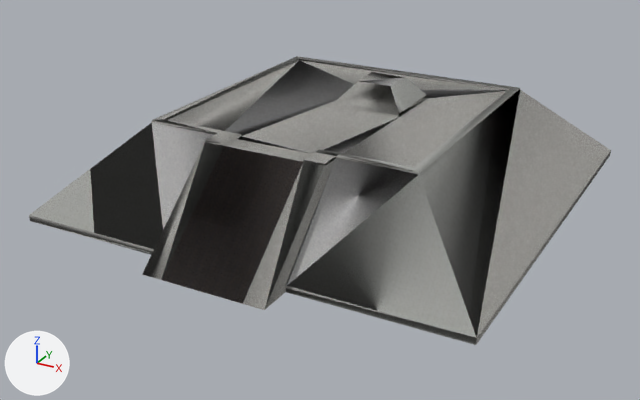
Before and after pictures for a commit that changed the OBJ model montealban/assets/Models/plataformaSur/plataformaSur.obj.
Before and after are seen from a camera (50 mm lens) standing at (151.1, -133.1, 88.4) and looking at (53.9, 43.5, 0.1). Every picture has the same lights, and +X, +Y and +Z are marked at lower left. Where no turn or scale is listed for an object, it has been applied to the vertices.

Script lines for the objects in view, before the commit:
```python
me_plataformasur = bpy.data.meshes.new('plataformaSur')
me_plataformasur.from_pydata(...)  # 74 vertices, 167 faces; spans x 0.0..110.0, y -8.0..110.0, z 0.0..27.5
# faces by material slot: [81, 74, 6, 4, 2]
me_plataformasur.materials.append(mat_concrete_block_8x8_gray)  # picture img_concrete_block_8x8_gray_jpg
me_plataformasur.materials.append(mat_granite_light_gray)  # picture img_granite_light_gray_jpg
me_plataformasur.materials.append(mat_pavers_flagstone_gray)  # picture img_pavers_flagstone_gray_jpg
me_plataformasur.materials.append(mat_stone_vein_gray)  # picture img_stone_vein_gray_jpg
me_plataformasur.materials.append(mat_roofing_shingles_multi)  # picture img_roofing_shingles_multi_jpg
ob_plataformasur = bpy.data.objects.new('plataformaSur', me_plataformasur)
ob_plataformasur.location = (0.0, 0.0, 0.0)
```
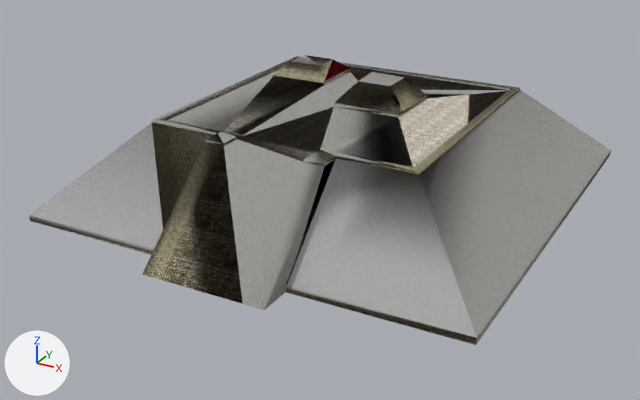
What differs and where, as boxes (x1, y1, x2, y2) in the pictures (640 x 400 px):
'plataformaSur', reshaped: before (29, 56, 611, 345); after (29, 55, 611, 345)
part 1 of me_plataformasur, built on: before (168, 60, 508, 136); after (168, 55, 508, 136)
part 2 of me_plataformasur, recoloured (black to grey): (152, 90, 520, 337) in both
part 3 of me_plataformasur, recoloured: (32, 123, 477, 338) in both
part 4 of me_plataformasur, recoloured (grey to yellow): (69, 56, 520, 345) in both
part 5 of me_plataformasur, recoloured: (142, 81, 414, 280) in both
part 6 of me_plataformasur, recoloured: (238, 91, 507, 167) in both
part 7 of me_plataformasur, recoloured: (324, 77, 506, 154) in both
part 8 of me_plataformasur, recoloured: (237, 136, 312, 154) in both
part 9 of me_plataformasur, recoloured (grey to black): (152, 123, 214, 229) in both
part 10 of me_plataformasur, recoloured (black to grey): (224, 146, 303, 302) in both
part 11 of me_plataformasur, recoloured: (162, 146, 243, 304) in both

The change in detail:
Picture 'piedra.jpg' (img_piedra_jpg) is new.
Picture '_1.png' (img_1_png) is new.
Picture 'suelo.jpg' (img_suelo_jpg) is new.
Material 'piedra' (mat_piedra) is new.
Its texture is img_piedra_jpg.
Its roughness is 1.0.
Material '_1' (mat_1) is new.
Its texture is img_1_png.
Its roughness is 1.0.
Material 'suelo' (mat_suelo) is new.
Its texture is img_suelo_jpg.
Its roughness is 1.0.
Material 'BackColor' (mat_backcolor) is new.
Its base color is (0.776, 0.0, 0.0314) (red #e40032).
Its roughness is 1.0.
me_plataformasur is used by ob_plataformasur; location (0.0, 0.0, 0.0).
me_plataformasur had 74 vertices, 167 faces and spanned x 0.0..110.0, y -8.0..110.0, z 0.0..27.5.
me_plataformasur no longer uses material mat_roofing_shingles_multi (picture img_roofing_shingles_multi_jpg).
me_plataformasur now has 90 vertices, 207 faces and spans x 0.0..110.0, y -8.0..110.0, z 0.0..27.5.
Part 1, on me_plataformasur:
72 faces are deleted.
16 vertices are added at x 25.8..41.9, y 67.8..82.9, z 21.5..25.5.
52 new faces join them, mat_piedra (picture img_piedra_jpg).
46 new faces join them, mat_granite_light_gray (picture img_granite_light_gray_jpg).
11 new faces join them, mat_suelo (picture img_suelo_jpg).
2 new faces join them, mat_stone_vein_gray (picture img_stone_vein_gray_jpg).
1 new face joins them, mat_backcolor (red #e40032).
me_plataformasur part 2: 30 faces spanning x 0.0..110.0, y -8.0..110.0, z 0.0..27.5 switch from mat_concrete_block_8x8_gray (picture img_concrete_block_8x8_gray_jpg) to mat_granite_light_gray (picture img_granite_light_gray_jpg).
me_plataformasur part 3: 2 faces spanning x 0.0..110.0, y 0.0..21.2, z 1.5..21.5 switch from mat_concrete_block_8x8_gray (picture img_concrete_block_8x8_gray_jpg) to mat_stone_vein_gray (picture img_stone_vein_gray_jpg).
me_plataformasur part 4: 49 faces spanning x 0.0..110.0, y -8.0..110.0, z 0.0..27.5 switch from mat_concrete_block_8x8_gray (picture img_concrete_block_8x8_gray_jpg) to mat_piedra (picture img_piedra_jpg).
me_plataformasur part 5: 26 faces spanning x 21.2..88.8, y -8.0..88.8, z 0.0..27.5 switch from mat_granite_light_gray (picture img_granite_light_gray_jpg) to mat_piedra (picture img_piedra_jpg).
me_plataformasur part 6: 5 faces spanning x 45.0..86.8, y 16.2..86.8, z 21.5 switch from mat_granite_light_gray (picture img_granite_light_gray_jpg) to mat_suelo (picture img_suelo_jpg).
me_plataformasur part 7: 3 faces spanning x 53.0..86.8, y 23.2..86.8, z 21.5..27.5 switch from mat_pavers_flagstone_gray (picture img_pavers_flagstone_gray_jpg) to mat_granite_light_gray (picture img_granite_light_gray_jpg).
me_plataformasur part 8: 1 face spanning x 45.0..65.0, y 21.2..23.2, z 21.5 switches from mat_pavers_flagstone_gray (picture img_pavers_flagstone_gray_jpg) to mat_suelo (picture img_suelo_jpg).
me_plataformasur part 9: 1 face spanning x 21.2..40.0, y 0.0..21.2, z 1.5..21.5 switches from mat_stone_vein_gray (picture img_stone_vein_gray_jpg) to mat_piedra (picture img_piedra_jpg).
me_plataformasur part 10: 1 face spanning x 45.0..65.0, y -8.0..16.2, z 0.0..21.5 switches from mat_roofing_shingles_multi (picture img_roofing_shingles_multi_jpg) to mat_granite_light_gray (picture img_granite_light_gray_jpg).
me_plataformasur part 11: 1 face spanning x 45.0..65.0, y -8.0..16.2, z 0.0..21.5 switches from mat_roofing_shingles_multi (picture img_roofing_shingles_multi_jpg) to mat_1 (picture img_1_png).
me_plataformasur now uses material mat_1 (picture img_1_png).
me_plataformasur now uses material mat_backcolor (red #e40032).
